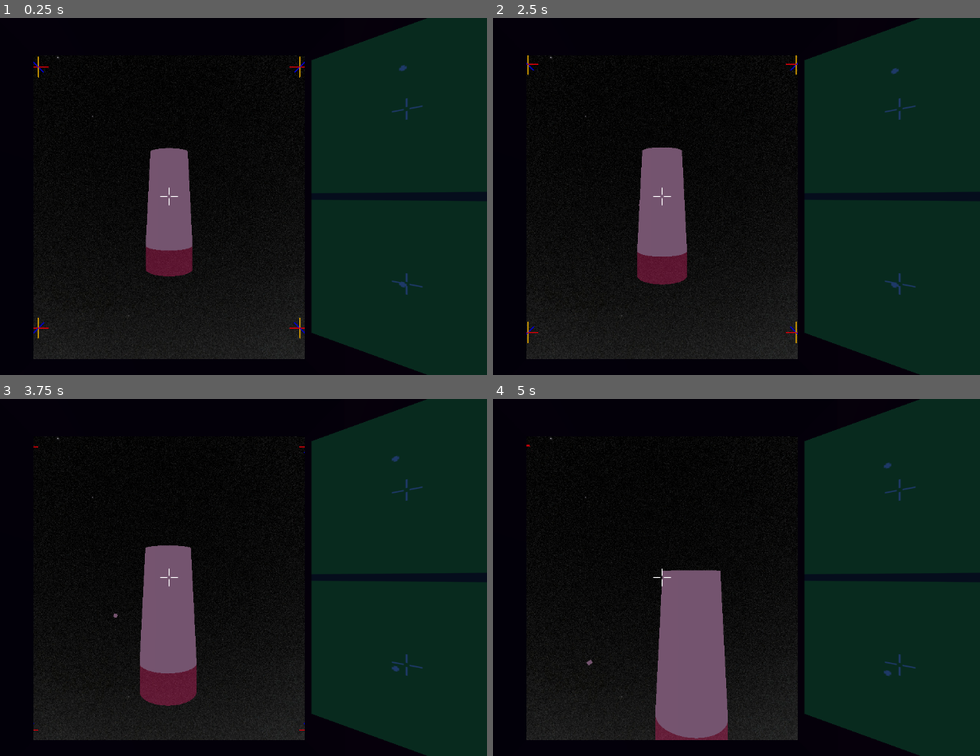
Above: before the commit, frames 1-4 (two rows, left to right).
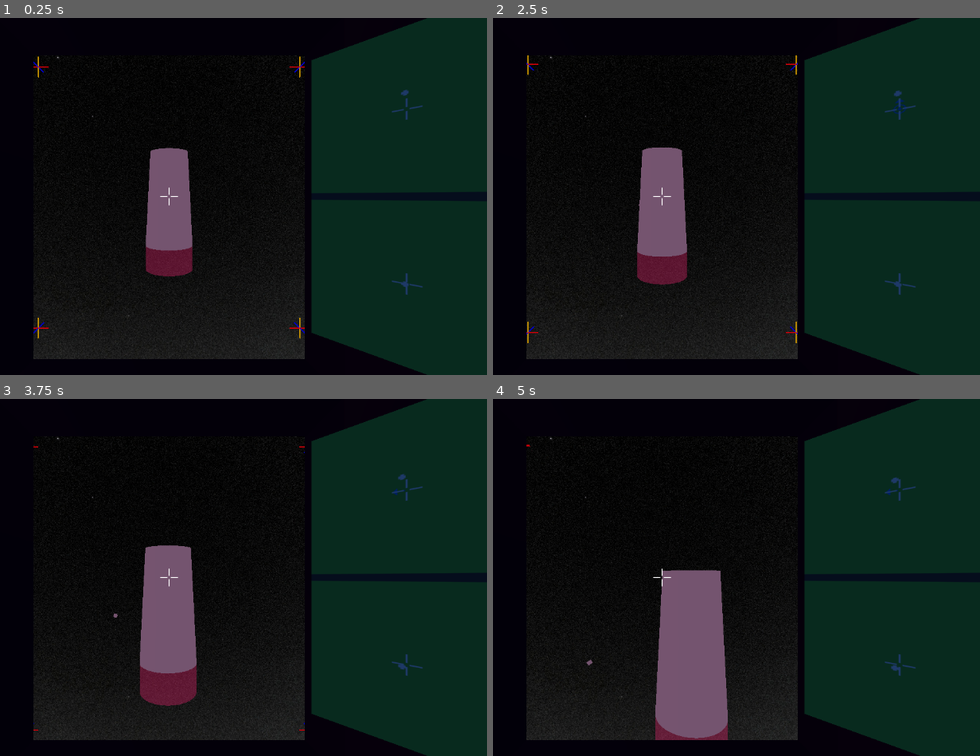
Above: after the commit, the same moments.

Repository: Wake1st/SpaceFlyer
Game: Godot game, scene res://level/space.tscn
Two runs of this game, one before a commit and one after it. Both use one fixed random seed, a clock stepped at 60 frames per second and the inputs below.
Inputs:
- Up to frame 1 (0.25 s): no input
- Up to frame 2 (2.5 s): tap Enter at 0.5 s; hold W (forward) 0.53-1.28 s; hold A (yaw) 0.53-1.28 s; tap F (action) at 0.6, 1.55 s; hold S (backward) 1.28-2.03 s; tap A (yaw) at 1.35, 2.3 s; tap R (reset_level) at 2 s; hold W (forward) from 2.03 s (still down); hold Keypad 8 (a-pitch) from 2.03 s (still down)
- Up to frame 3 (3.75 s): release Keypad 8 (a-pitch) at 2.78 s; tap Keypad 6 (a-roll) at 2.85 s; tap F (action) at 3.05 s; release W (forward) at 3.53 s; hold Keypad 4 (left) from 3.53 s (still down); hold D (a_yaw) from 3.53 s (still down)
- Up to frame 4 (5 s): keep holding Keypad 4 (left); tap A (yaw) at 3.8 s; release D (a_yaw) at 4.28 s; tap F (action) at 4.35 s

The runs differ from the first frame. In frame 1, less than 0.1% of the frame differs, in the area x 81-84%, y 13-76%; in frame 2, less than 0.1%, in the area x 81-85%, y 14-76%; in frame 3, less than 0.1%; in frame 4, less than 0.1%.

Commit message:
WIP - not drawing all things; needs new sprites

Diff:
--- a/hardware/radar_panel/radar_panel.gd
+++ b/hardware/radar_panel/radar_panel.gd
@@ -2,7 +2,8 @@
 
 
 @export var ping:Sprite2D
-@export var scanningDistance = 400
+@export var controlsCapture:Node
+@export var scanningDistance = 1000
 @export var innerBorder = 10
 var pingScale
 
@@ -15,13 +16,26 @@
 var xzFlip:Vector2 = Vector2(1, 1)
 var zyFlip:Vector2 = Vector2(-1,-1)
 
+var thrustUp:Sprite2D
+var thrustDown:Sprite2D
+var thrustRight:Sprite2D
+var thrustLeft:Sprite2D
+var thrustTowards:Sprite2D
+var thrustAway:Sprite2D
+
+var pitchPos:Sprite2D
+var pitchNeg:Sprite2D
+var rollPos:Sprite2D
+var rollNeg:Sprite2D
+var yawPos:Sprite2D
+var yawNeg:Sprite2D
+
+var pingCoords:Array[RadarCoord]
+
 
 func _ready():
 	screen_to_device()
-
-	XYWindow = $Screen/Node2D/XYScan
-	XZWindow = $Screen/Node2D/XZScan
-	ZYWindow = $Screen/Node2D/ZYScan
+	reference_capture()
 
 	pingScale = XYWindow.size.x / scanningDistance
 	windowCenter = Vector2(XYWindow.size.x / 2, XYWindow.size.y / 2)
@@ -29,8 +43,8 @@
 
 func screen_to_device():
 	# Clear the viewport
-	var viewport = $Screen
-	$Screen.set_clear_mode(SubViewport.CLEAR_MODE_ONCE)
+	var viewport = %Screen
+	%Screen.set_clear_mode(SubViewport.CLEAR_MODE_ONCE)
 
 	# Let two frames pass to make sure the vieport is captured.
 	await get_tree().process_frame
@@ -40,25 +54,116 @@
 	$Device.material_override.albedo_texture = viewport.get_texture()
 
 
-func _on_radar_antena_received_item_coords(coords:Array[RadarCoord]):
-	remove_all_children(XYWindow)
-	remove_all_children(XZWindow)
-	remove_all_children(ZYWindow)
+func reference_capture():
+	XYWindow = %Screen/Active/XYScan
+	XZWindow = %Screen/Active/XZScan
+	ZYWindow = %Screen/Active/ZYScan
 
-	for coord in coords:
-#		print("coords: ", coord.xy, coord.xz, coord.zy)
-		add_ping(XYWindow, coord.xy, xyFlip)
-		add_ping(XZWindow, coord.xz, xzFlip)
-		add_ping(ZYWindow, coord.zy, zyFlip)
+	thrustUp = %Screen/References/ThrustUp
+	thrustDown = %Screen/References/ThrustDown
+	thrustRight = %Screen/References/ThrustRight
+	thrustLeft = %Screen/References/ThrustLeft
+	thrustTowards = %Screen/References/ThrustTowards
+	thrustAway = %Screen/References/ThrustAway
+
+	pitchPos = %Screen/References/PitchPos
+	pitchNeg = %Screen/References/PitchNeg
+	rollPos = %Screen/References/RollPos
+	rollNeg = %Screen/References/RollNeg
+	yawPos = %Screen/References/YawPos
+	yawNeg = %Screen/References/YawNeg
 
 
-func remove_all_children(window:Panel):
+func draw_radar(controls:Controls):
+	clear_window(XYWindow)
+	clear_window(XZWindow)
+	clear_window(ZYWindow)
+
+	draw_thrusts(controls.direction)
+	draw_rotations(controls.rotation)
+
+	draw_items()
+
+
+func clear_window(window:Panel):
 	for child in window.get_children():
 		window.remove_child(child)
 		child.queue_free()
 
 
-func add_ping(window:Panel, pos:Vector2, flip:Vector2):
+func draw_thrusts(dir:Vector3):
+	if dir.x > 0:
+		draw_motion(XYWindow,thrustRight)
+		draw_motion(XZWindow,thrustRight)
+		draw_motion(ZYWindow,thrustTowards)
+	if dir.x < 0:
+		draw_motion(XYWindow,thrustLeft)
+		draw_motion(XZWindow,thrustLeft)
+		draw_motion(ZYWindow,thrustAway)
+	if dir.y > 0:
+		draw_motion(XYWindow,thrustUp)
+		draw_motion(XZWindow,thrustTowards)
+		draw_motion(ZYWindow,thrustUp)
+	if dir.y < 0:
+		draw_motion(XYWindow,thrustDown)
+		draw_motion(XZWindow,thrustAway)
+		draw_motion(ZYWindow,thrustDown)
+	if dir.z > 0:
+		draw_motion(XYWindow,thrustTowards)
+		draw_motion(XZWindow,thrustDown)
+		draw_motion(ZYWindow,thrustLeft)
+	if dir.z < 0:
+		draw_motion(XYWindow,thrustAway)
+		draw_motion(XZWindow,thrustUp)
+		draw_motion(ZYWindow,thrustRight)
+
+
+func draw_rotations(rot:Vector3):
+	if rot.x > 0:
+		draw_motion(XYWindow,pitchPos)
+		draw_motion(XZWindow,pitchPos)
+		draw_motion(ZYWindow,rollPos)
+	if rot.x < 0:
+		draw_motion(XYWindow,pitchNeg)
+		draw_motion(XZWindow,pitchNeg)
+		draw_motion(ZYWindow,rollNeg)
+	if rot.y > 0:
+		draw_motion(XYWindow,yawPos)
+		draw_motion(XZWindow,rollPos)
+		draw_motion(ZYWindow,yawPos)
+	if rot.y < 0:
+		draw_motion(XYWindow,yawNeg)
+		draw_motion(XZWindow,rollNeg)
+		draw_motion(ZYWindow,yawNeg)
+	if rot.z > 0:
+		draw_motion(XYWindow,rollPos)
+		draw_motion(XZWindow,yawNeg)
+		draw_motion(ZYWindow,pitchNeg)
+	if rot.z < 0:
+		draw_motion(XYWindow,rollNeg)
+		draw_motion(XZWindow,yawPos)
+		draw_motion(ZYWindow,pitchPos)
+
+
+func draw_motion(window:Panel, sprite:Sprite2D):
+	var s = sprite.duplicate()
+	s.position = Vector2(
+		window.position.x + window.size.x/2,
+		window.position.y + window.size.y/2
+	)
+	print("pos: ", s.position)
+	window.add_child(s)
+
+
+func draw_items():
+	for coord in pingCoords:
+#		print("coords: ", coord.xy, coord.xz, coord.zy)
+		draw_ping(XYWindow, coord.xy, xyFlip)
+		draw_ping(XZWindow, coord.xz, xzFlip)
+		draw_ping(ZYWindow, coord.zy, zyFlip)
+
+
+func draw_ping(window:Panel, pos:Vector2, flip:Vector2):
 	var p = ping.duplicate()
 	var t = Vector2(
 		flip.x * pos.x,
@@ -79,3 +184,7 @@
 	p.transform[2] = Vector2(clampHorizontal, clampVertical)
 #	print("screen coords: ", clampHorizontal, ' | ', clampVertical, t)
 	window.add_child(p)
+
+
+func _on_radar_antena_received_item_coords(coords:Array[RadarCoord]):
+	pingCoords = coords
--- a/hardware/radar_panel/radar_panel.tscn
+++ b/hardware/radar_panel/radar_panel.tscn
@@ -1,9 +1,14 @@
-[gd_scene load_steps=7 format=3 uid="uid://b83qk7bj3abn"]
+[gd_scene load_steps=12 format=3 uid="uid://b83qk7bj3abn"]
 
 [ext_resource type="Script" path="res://hardware/radar_panel/radar_panel.gd" id="1_4tnm2"]
 [ext_resource type="PackedScene" path="res://hardware/radar_panel/radar_ping.tscn" id="2_7ai4k"]
 [ext_resource type="StyleBox" uid="uid://dr0e5uu6j0akk" path="res://hardware/radar_panel/radar_background.tres" id="3_wh8w6"]
 [ext_resource type="Texture2D" uid="uid://b5gynx17roc8" path="res://ui/aim retical.png" id="4_1peoe"]
+[ext_resource type="Texture2D" uid="uid://c65s56qb3jpqx" path="res://hardware/radar_panel/thrust-up.png" id="5_yamgj"]
+[ext_resource type="Texture2D" uid="uid://vg670m7inaf6" path="res://hardware/radar_panel/thrust-towards.png" id="6_vvny7"]
+[ext_resource type="Texture2D" uid="uid://vvgyokovp66l" path="res://hardware/radar_panel/thrust-away.png" id="7_c1keg"]
+[ext_resource type="Texture2D" uid="uid://dav1jxh38d8dv" path="res://hardware/radar_panel/rotation-pitch-neg.png" id="8_cdtdj"]
+[ext_resource type="Texture2D" uid="uid://dpfp5yk1kqvb0" path="res://hardware/radar_panel/rotation-roll-neg.png" id="9_mkgen"]
 
 [sub_resource type="StandardMaterial3D" id="StandardMaterial3D_185hk"]
 albedo_color = Color(0.152941, 0.380392, 0.509804, 0.588235)
@@ -12,19 +17,18 @@
 
 [node name="RadarPanel" type="Node3D" node_paths=PackedStringArray("ping")]
 script = ExtResource("1_4tnm2")
-ping = NodePath("Screen/Node2D/RadarPing")
+ping = NodePath("Screen/References/RadarPing")
 
 [node name="Device" type="MeshInstance3D" parent="."]
 material_override = SubResource("StandardMaterial3D_185hk")
 mesh = SubResource("QuadMesh_yedgm")
 
 [node name="Screen" type="SubViewport" parent="."]
+unique_name_in_owner = true
 
-[node name="Node2D" type="Node2D" parent="Screen"]
+[node name="Active" type="Node2D" parent="Screen"]
 
-[node name="RadarPing" parent="Screen/Node2D" instance=ExtResource("2_7ai4k")]
-
-[node name="XYScan" type="Panel" parent="Screen/Node2D"]
+[node name="XYScan" type="Panel" parent="Screen/Active"]
 anchors_preset = 2
 anchor_top = 1.0
 anchor_bottom = 1.0
@@ -35,23 +39,23 @@
 theme_override_styles/panel = ExtResource("3_wh8w6")
 metadata/_edit_use_anchors_ = true
 
-[node name="XYCenter" type="Sprite2D" parent="Screen/Node2D"]
+[node name="XYCenter" type="Sprite2D" parent="Screen/Active"]
 z_index = 100
 position = Vector2(125, 387)
 texture = ExtResource("4_1peoe")
 
-[node name="XZScan" type="Panel" parent="Screen/Node2D"]
+[node name="XZScan" type="Panel" parent="Screen/Active"]
 offset_right = 250.0
 offset_bottom = 250.0
 theme_override_styles/panel = ExtResource("3_wh8w6")
 metadata/_edit_use_anchors_ = true
 
-[node name="XZCenter" type="Sprite2D" parent="Screen/Node2D"]
+[node name="XZCenter" type="Sprite2D" parent="Screen/Active"]
 z_index = 100
 position = Vector2(387, 387)
 texture = ExtResource("4_1peoe")
 
-[node name="ZYScan" type="Panel" parent="Screen/Node2D"]
+[node name="ZYScan" type="Panel" parent="Screen/Active"]
 layout_direction = 1
 anchors_preset = 3
 anchor_left = 1.0
@@ -67,16 +71,63 @@
 theme_override_styles/panel = ExtResource("3_wh8w6")
 metadata/_edit_use_anchors_ = true
 
-[node name="ZYCenter" type="Sprite2D" parent="Screen/Node2D"]
+[node name="ZYCenter" type="Sprite2D" parent="Screen/Active"]
 z_index = 100
 position = Vector2(125, 125)
 texture = ExtResource("4_1peoe")
 
-[node name="Control" type="Control" parent="Screen"]
+[node name="References" type="Control" parent="Screen"]
+visible = false
 custom_minimum_size = Vector2(10, 10)
 layout_mode = 3
 anchors_preset = 0
 offset_right = 40.0
 offset_bottom = 40.0
 
+[node name="RadarPing" parent="Screen/References" instance=ExtResource("2_7ai4k")]
+
+[node name="ThrustUp" type="Sprite2D" parent="Screen/References"]
+texture = ExtResource("5_yamgj")
+
+[node name="ThrustTowards" type="Sprite2D" parent="Screen/References"]
+texture = ExtResource("6_vvny7")
+
+[node name="ThrustAway" type="Sprite2D" parent="Screen/References"]
+texture = ExtResource("7_c1keg")
+
+[node name="ThrustRight" type="Sprite2D" parent="Screen/References"]
+rotation = 1.5708
+texture = ExtResource("5_yamgj")
+
+[node name="ThrustLeft" type="Sprite2D" parent="Screen/References"]
+rotation = -1.5708
+texture = ExtResource("5_yamgj")
+
+[node name="ThrustDown" type="Sprite2D" parent="Screen/References"]
+texture = ExtResource("5_yamgj")
+flip_v = true
+
+[node name="PitchPos" type="Sprite2D" parent="Screen/References"]
+texture = ExtResource("8_cdtdj")
+flip_v = true
+
+[node name="PitchNeg" type="Sprite2D" parent="Screen/References"]
+texture = ExtResource("8_cdtdj")
+
+[node name="YawPos" type="Sprite2D" parent="Screen/References"]
+rotation = -1.5708
+texture = ExtResource("8_cdtdj")
+
+[node name="YawNeg" type="Sprite2D" parent="Screen/References"]
+rotation = 1.5708
+texture = ExtResource("8_cdtdj")
+flip_v = true
+
+[node name="RollPos" type="Sprite2D" parent="Screen/References"]
+texture = ExtResource("9_mkgen")
+
+[node name="RollNeg" type="Sprite2D" parent="Screen/References"]
+texture = ExtResource("9_mkgen")
+flip_v = true
+
 [node name="CanvasLayer" type="CanvasLayer" parent="Screen"]
--- a/vehicle/vehicle.gd
+++ b/vehicle/vehicle.gd
@@ -35,6 +35,8 @@
 		grab(controls)
 
 	look_around(controls.lookDirection)
+
+	%Hardware/RadarPanel.draw_radar(controls)
 
 
 func motion(controls:Controls):
--- a/vehicle/vehicle.tscn
+++ b/vehicle/vehicle.tscn
@@ -84,8 +84,9 @@
 [node name="Hardware" type="Node3D" parent="."]
 unique_name_in_owner = true
 
-[node name="RadarPanel" parent="Hardware" instance=ExtResource("6_71dma")]
+[node name="RadarPanel" parent="Hardware" node_paths=PackedStringArray("controlsCapture") instance=ExtResource("6_71dma")]
 transform = Transform3D(0.565685, 0, -0.565685, 0, 0.8, 0, 0.565685, 0, 0.565685, 0.7, 0.9, -0.4)
+controlsCapture = NodePath("../../Controls")
 
 [node name="RadarAntena" parent="Hardware" instance=ExtResource("6_wi107")]
 transform = Transform3D(1, 0, 0, 0, 1, 0, 0, 0, 1, 0, 2, 0)
Binary file added: hardware/radar_panel/rotation-pitch-neg.png
Not shown, added: hardware/radar_panel/rotation-pitch-neg.png.import
Binary file added: hardware/radar_panel/rotation-roll-neg.png
Not shown, added: hardware/radar_panel/rotation-roll-neg.png.import
Binary file added: hardware/radar_panel/thrust-away.png
Not shown, added: hardware/radar_panel/thrust-away.png.import
Binary file added: hardware/radar_panel/thrust-towards.png
Not shown, added: hardware/radar_panel/thrust-towards.png.import
Binary file added: hardware/radar_panel/thrust-up.png
Not shown, added: hardware/radar_panel/thrust-up.png.import
